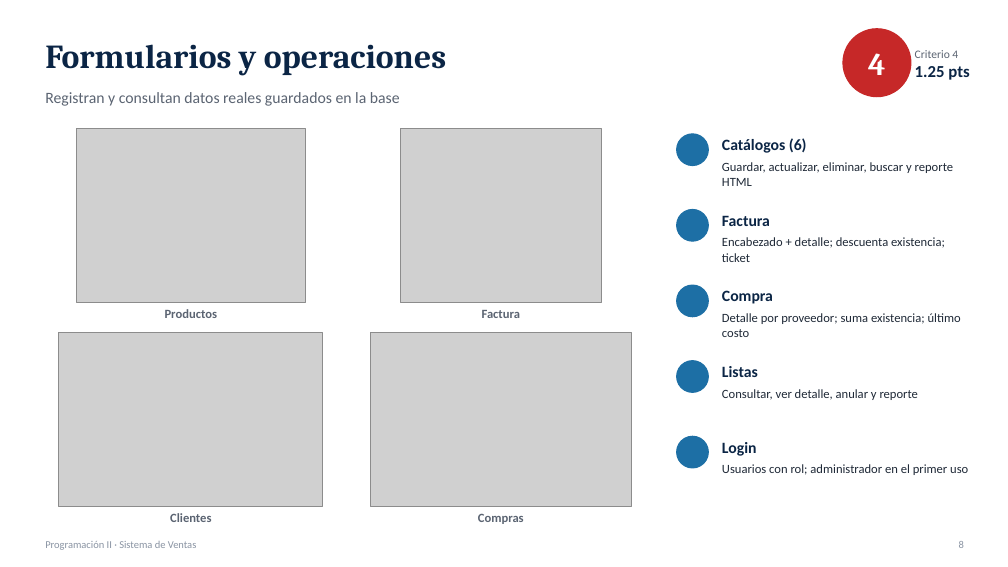
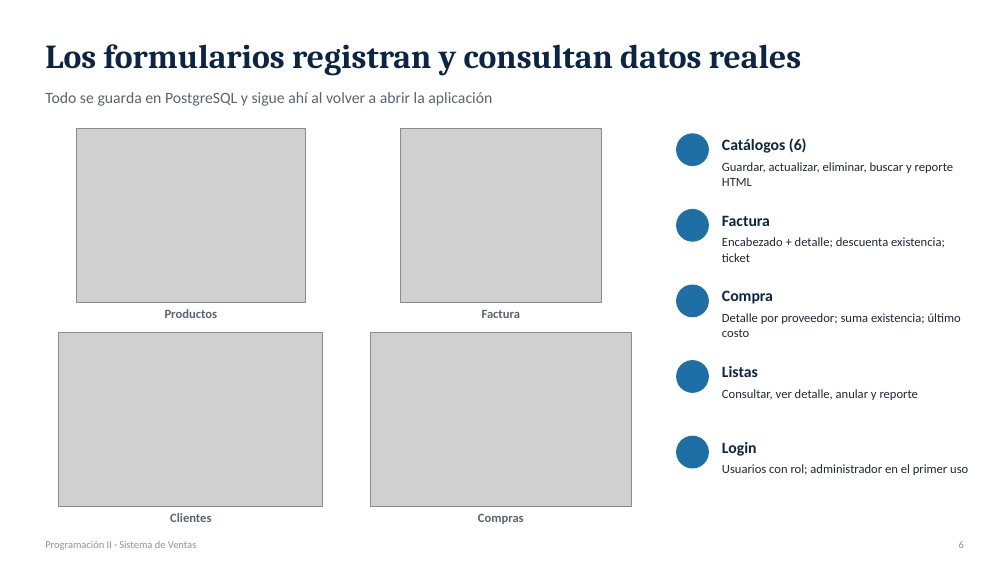
Before and after one commit to jzetinob/sistema-ventas, a slide deck: slide 6 of tareas/07-revision-avance-proyecto/presentacion-avance-sistema-ventas.pptx (slide 8 before the commit). Drawn at 1008x567 pixels with LibreOffice and Linux fonts; fonts in the diff are those of the drawing; grey boxes stand for pictures; background and template pictures are left out. Boxes give left, top, right and bottom in pixels: in the first picture for what was removed or moved away, otherwise in the second. Text is boxed around its words. In the diff, an @@ line names an element or a change of style, - is before the commit and + after.

```diff
--- a/tareas/07-revision-avance-proyecto/presentacion-avance-sistema-ventas.pptx
+++ b/tareas/07-revision-avance-proyecto/presentacion-avance-sistema-ventas.pptx
@@ ellipse removed at [843,29,911,97] @@
@@ text at [45,44,801,76]: text changed @@
-Formularios y operaciones
+Los formularios registran y consultan datos reales
@@ text removed at [868,53,885,75] @@
-4
@@ text removed at [915,50,969,80] @@
-Criterio 4
-1.25 pts
@@ text removed at [45,92,400,106] @@
-Registran y consultan datos reales guardados en la base
@@ text added at [45,92,492,106], 15 pt, text #5B6472 @@
+Todo se guarda en PostgreSQL y sigue ahí al volver a abrir la aplicación
```
Also in this commit, not shown: 8 other slides changed, 6 slides removed, 2 other files.
